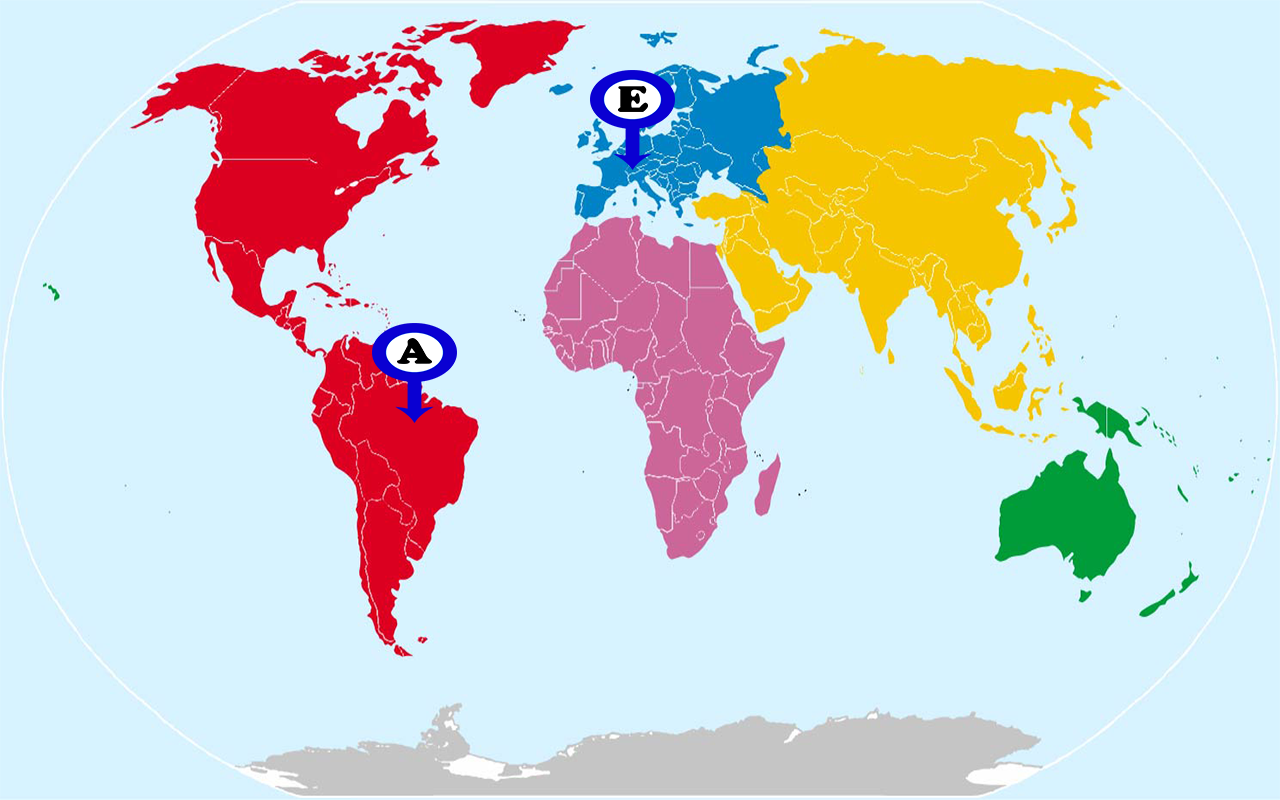
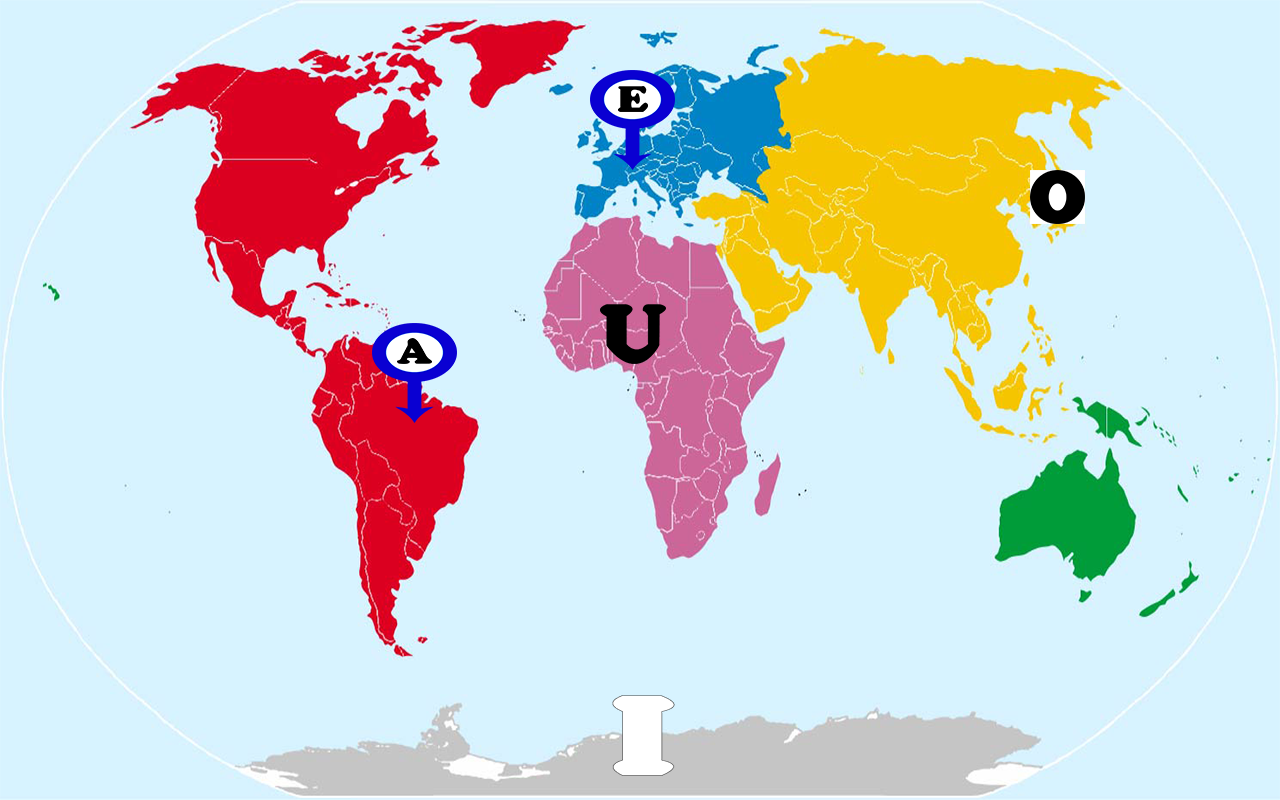
Layer changes from the first 1280 × 800 image to the second:
added layer "I" above "U" over [612, 695, 675, 776]
added layer "U" above "O" over [600, 304, 666, 364]
added layer "O" above "FlechaMapaCopia" over [1030, 170, 1085, 224]
